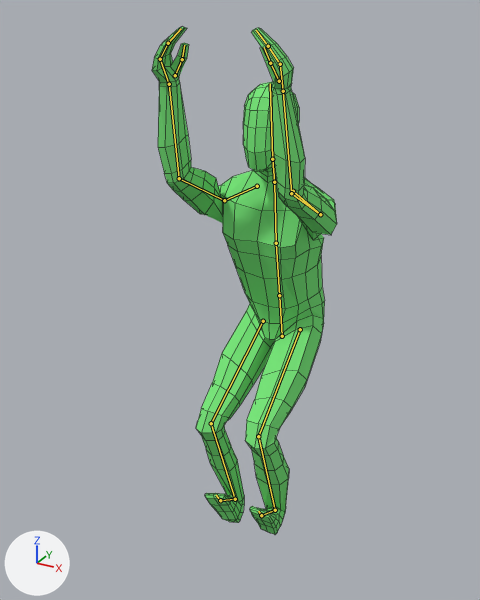
Before and after pictures for a commit that changed the Blender file Bandit Game/Assets/Models/CharacterModel.blend.
Before and after are seen from a 50 mm lens placed at (0.945, -2.05, 1.954), pointed at (-0.065, -0.213, 1.035). The axes (+X, +Y, +Z) are drawn at lower left. The lights are the same throughout. Both versions are drawn at frame 1 of the action 'JumpEnd'; the numbers are the values there. The bones that bend it are drawn over the model as lines. Mesh edges are drawn as thin lines.

In view in the first picture: 'Character'.
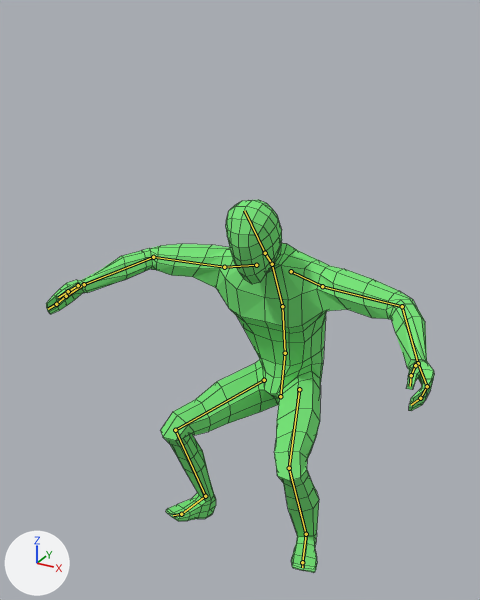
Changed parts and their boxes [x1, y1, x2, y2] in the pictures (480 x 600 px):
'Character', posed (109% wider, 27% shorter)
    before: [152, 27, 337, 535]
    after: [46, 200, 434, 573]
bone 'Hips', root to tip
    before: (282, 336) to (279, 295)
    after: (280, 396) to (285, 353)
bone 'Spine', root to tip
    before: (279, 295) to (276, 243)
    after: (285, 353) to (282, 306)
bone 'Chest', root to tip
    before: (276, 243) to (274, 182)
    after: (282, 306) to (272, 264)
bone 'Neck', root to tip
    before: (274, 182) to (272, 159)
    after: (272, 264) to (265, 253)
bone 'Head', root to tip
    before: (272, 159) to (270, 83)
    after: (265, 253) to (244, 210)
bone 'Shoulder.L', root to tip
    before: (293, 191) to (320, 214)
    after: (291, 271) to (322, 286)
bone 'UpperArm.L', root to tip
    before: (320, 214) to (291, 193)
    after: (322, 286) to (402, 306)
bone 'LowerArm.L', root to tip
    before: (291, 193) to (283, 91)
    after: (402, 306) to (418, 363)
bone 'Hand.L', root to tip
    before: (283, 91) to (280, 64)
    after: (418, 363) to (427, 386)
bone 'Shoulder.R', root to tip
    before: (257, 186) to (224, 200)
    after: (256, 265) to (224, 267)
bone 'UpperArm.R', root to tip
    before: (224, 200) to (179, 178)
    after: (224, 267) to (153, 257)
bone 'LowerArm.R', root to tip
    before: (179, 178) to (169, 84)
    after: (153, 257) to (84, 284)
bone 'Hand.R', root to tip
    before: (169, 84) to (160, 59)
    after: (84, 284) to (66, 296)

What the commit changed:
Bone 'Hips' (bone_hips) moves from (0.0, -0.13, 0.0) to (0.0, -0.397, 0.0).
Bone 'Hips' (bone_hips) turns from (11, 0, 0) to (-11, 0, 0) degrees about its own x, y and z.
Bone 'Spine' (bone_spine) turns from (0, 0, 0) to (20, 0, 0) degrees about its own x, y and z.
Bone 'Chest' (bone_chest) turns from (0, 0, 0) to (20, 0, 0) degrees about its own x, y and z.
Bone 'Neck' (bone_neck) turns from (0, 0, 0) to (11, 0, 0) degrees about its own x, y and z.
Bone 'Head' (bone_head) turns from (-13, 2, 0) to (-10, 0, 0) degrees about its own x, y and z.
Bone 'Shoulder.L' (bone_shoulder_l) turns from (18, -29, -4) to (11, -30, 16) degrees about its own x, y and z.
Bone 'UpperArm.L' (bone_upperarm_l) turns from (97, 1, -35) to (8, 19, 50) degrees about its own x, y and z.
Bone 'LowerArm.L' (bone_lowerarm_l) turns from (29, 14, 3) to (44, -39, -16) degrees about its own x, y and z.
Bone 'Hand.L' (bone_hand_l) turns from (0, 0, 0) to (-9, -49, -7) degrees about its own x, y and z.
Bone 'Shoulder.R' (bone_shoulder_r) turns from (18, 29, 4) to (11, 30, -16) degrees about its own x, y and z.
Bone 'UpperArm.R' (bone_upperarm_r) turns from (97, -1, 35) to (8, -19, -50) degrees about its own x, y and z.
Bone 'LowerArm.R' (bone_lowerarm_r) turns from (29, -14, -3) to (44, 39, 16) degrees about its own x, y and z.
Bone 'Hand.R' (bone_hand_r) turns from (0, 0, 0) to (-9, 49, 7) degrees about its own x, y and z.
Bone 'LegIK.L' (bone_legik_l) moves from (-0.056, -0.25, 0.098) to (0.077, -0.252, 0.04).
Bone 'LegIK.L' (bone_legik_l) turns from (63, 1, -1) to (26, -17, 12) degrees about its own x, y and z.
Bone 'PoleTarget.L' (bone_poletarget_l) moves from (0.0, 1.0, 0.008) to (-0.311, 0.879, 0.063).
Bone 'LegIK.R' (bone_legik_r) moves from (0.056, -0.242, 0.072) to (-0.077, -0.252, 0.04).
Bone 'LegIK.R' (bone_legik_r) turns from (69, 8, 14) to (26, 17, -12) degrees about its own x, y and z.
Bone 'PoleTarget.R' (bone_poletarget_r) moves from (0.0, 1.0, 0.008) to (0.311, 0.879, 0.063).
